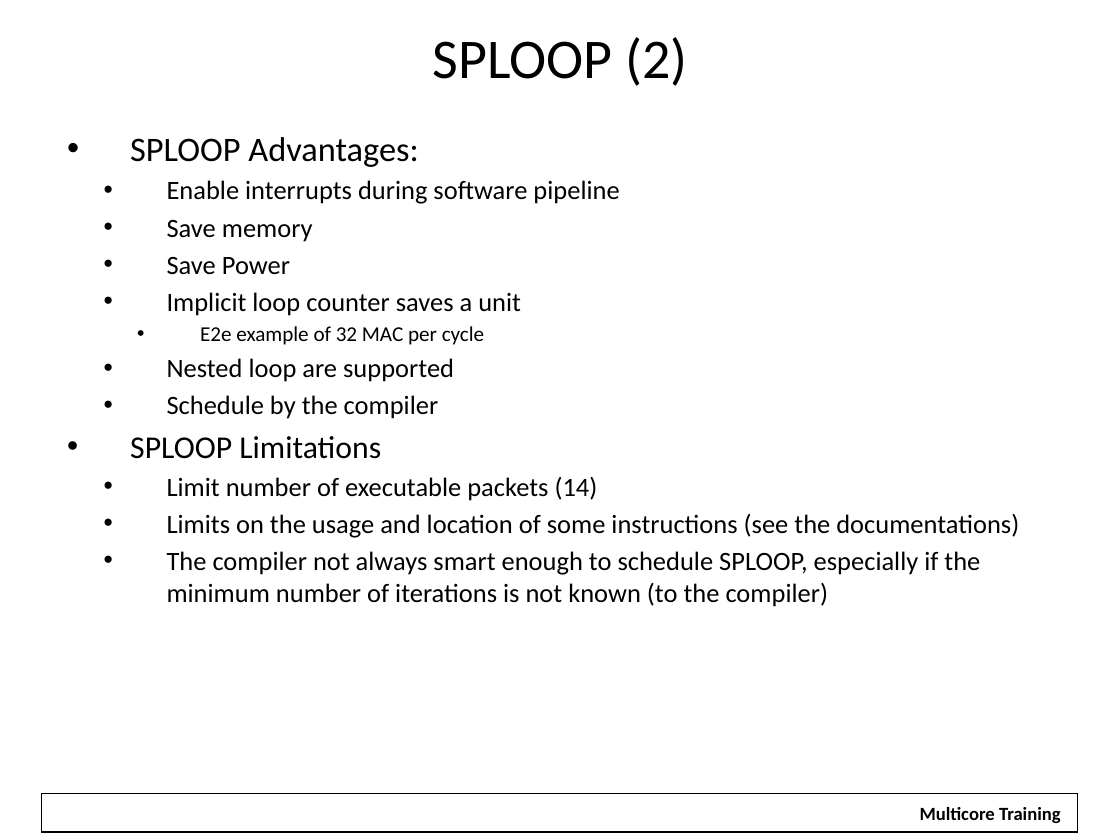
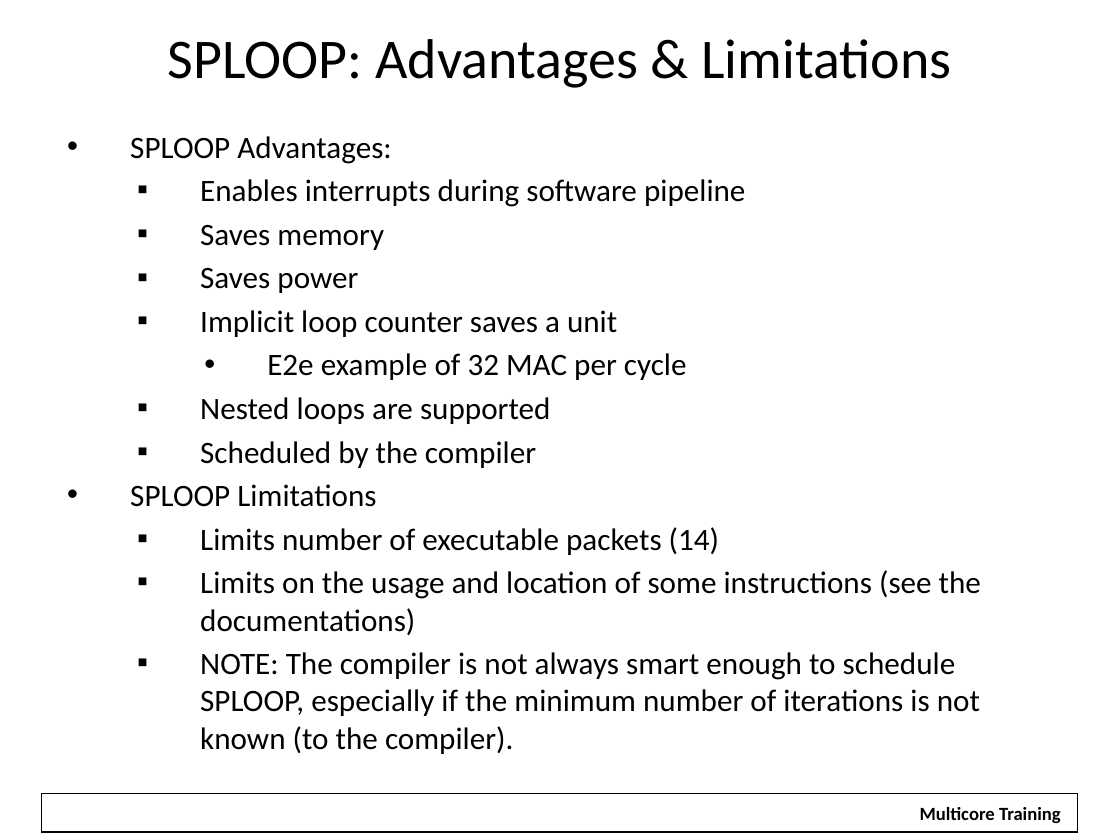
Before and after one commit to hari1989/keystone-workshop, a slide deck: slide 17 of preliminary/Working/presentations/KeyStone Optimization.pptx (slide 16 before the commit). Drawn at 1120x840 pixels with LibreOffice and Linux fonts; fonts in the diff are those of the drawing; background and template pictures are left out. Boxes give left, top, right and bottom in pixels: in the first picture for what was removed or moved away, otherwise in the second. Text is boxed around its words. In the diff, an @@ line names an element or a change of style, - is before the commit and + after.

```diff
--- a/preliminary/Working/presentations/KeyStone Optimization.pptx
+++ b/preliminary/Working/presentations/KeyStone Optimization.pptx
@@ title at box(168, 39, 951, 88): text changed @@
-SPLOOP (2)
+SPLOOP: Advantages & Limitations
@@ text at box(130, 136, 981, 635): size 22.1 to 20 pt in "SPLOOP Advantages:"; size 17 to 20 pt in "Implicit loop counter saves a unit", "Limits on the usage and location of ..."; size 13.6 to 20 pt in "E2e example of 32 MAC per cycle"; size 20.4 to 20 pt in "SPLOOP Limitations"; bullet • to ▪; list level 2 to 3 in "Implicit loop counter saves a ..."; list level 3 to 5 in "E2e example of 32 MAC ..."; list level 2 to 3 in "Limits on the usage and ..." @@
@@ text at box(200, 179, 745, 293): text changed; size 17 to 20 pt @@
-  • Enable interrupts during software pipeline
-  • Save memory
-  • Save Power
+    ▪ Enables interrupts during software pipeline
+    ▪ Saves memory
+    ▪ Saves power
@@ text at box(200, 397, 551, 468): text changed; size 17 to 20 pt @@
-  • Nested loop are supported
-  • Schedule by the compiler
+    ▪ Nested loops are supported
+    ▪ Scheduled by the compiler
@@ text at box(200, 527, 719, 555): text changed; size 17 to 20 pt @@
-  • Limit number of executable packets (14)
+    ▪ Limits number of executable packets (14)
@@ text at box(200, 652, 980, 754): text changed; size 17 to 20 pt @@
-  • The compiler not always smart enough to schedule SPLOOP, especially if the minimum number of iterations is not known (to the compiler)
+    ▪ NOTE: The compiler is not always smart enough to schedule SPLOOP, especially if the minimum number of iterations is not known (to the compiler).
```
Also in this commit, not shown: 49 other slides changed, 2 slides added, 1 slide removed.
